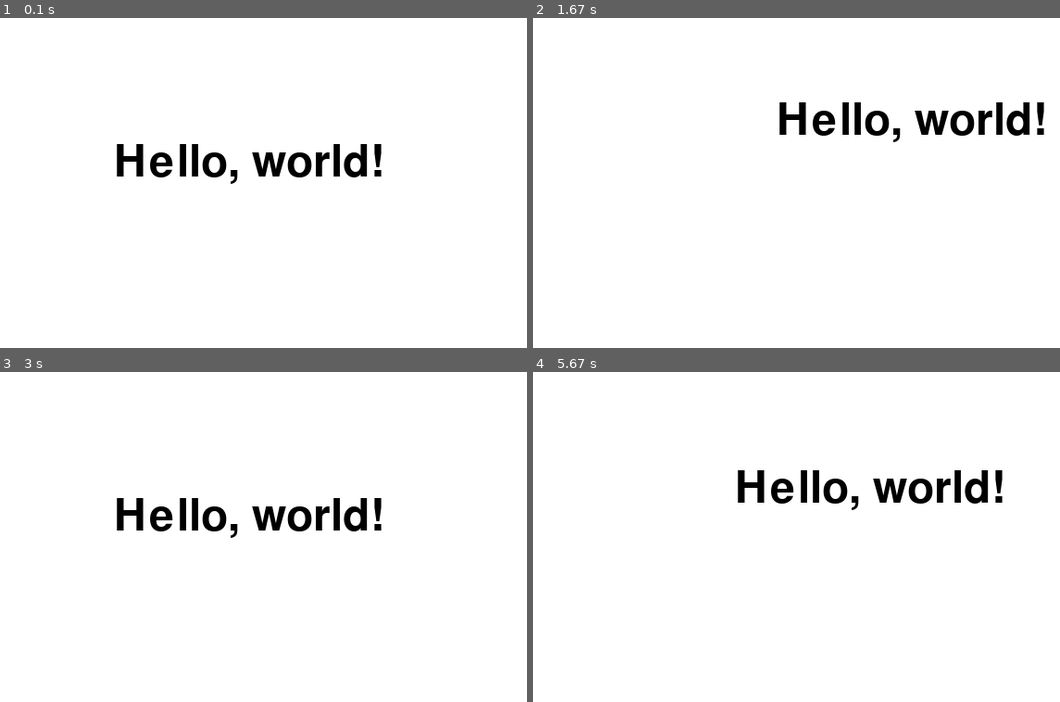
Above: before the commit, frames 1-4 (two rows, left to right).
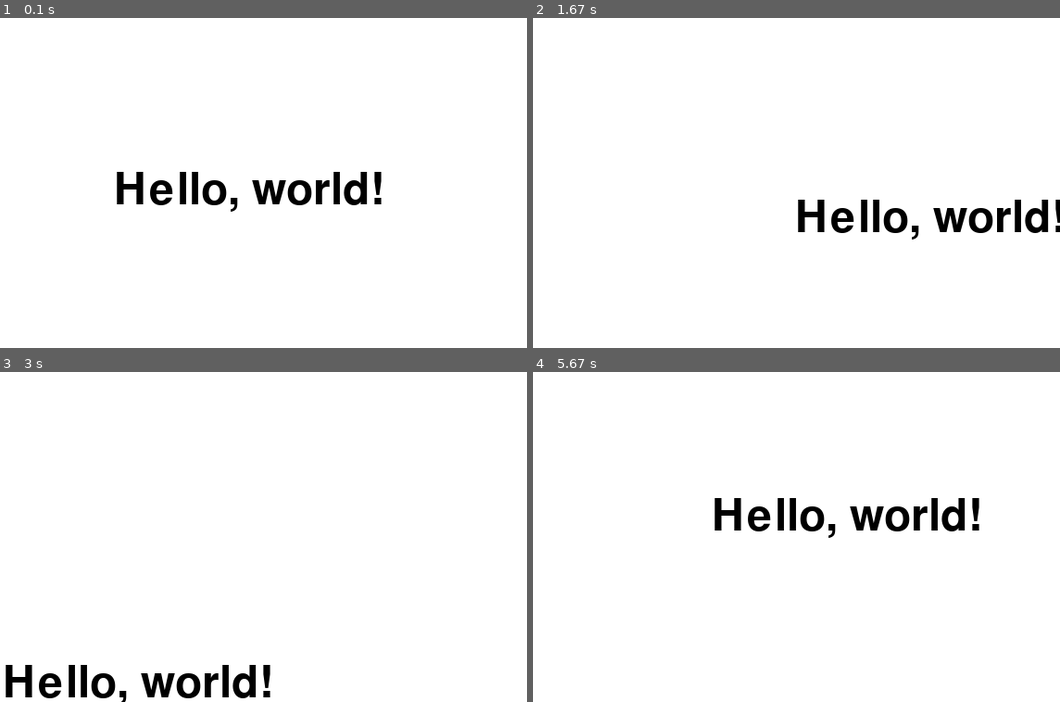
Above: after the commit, the same moments.

Repository: pandavas89/python_nose_dive
Game: pygame game, started from hello_world_pygame.py
Two runs of this game, one before a commit and one after it. Both use one fixed random seed, a clock stepped at 60 frames per second and the inputs below.
Inputs:
- Up to frame 1 (0.1 s): no input
- Up to frame 2 (1.67 s): hold D 0.33-0.8 s; hold W 0.83-1.13 s; hold D 1.17-1.63 s
- Up to frame 3 (3 s): hold A 1.67-2.2 s; hold S 2.23-2.53 s; hold A 2.57-2.97 s
- Up to frame 4 (5.67 s): hold W 3-3.37 s; hold D 3.4-4.03 s; hold S 4.07-4.43 s; hold A 4.47-4.93 s; hold D 4.97-5.43 s; hold W from 5.47 s (still down)

The runs differ from the first frame. In frame 1, 4.1% of the frame differs, in the area x 22-73%, y 38-59%; in frame 2, 4.4%; in frame 3, 4.4%, in the area x 1-73%, y 38-100%; in frame 4, 4.3%.

Commit message:
my_mario_update

Diff:
--- a/hello_world_pygame.py
+++ b/hello_world_pygame.py
@@ -7,9 +7,10 @@
 white = (255, 255, 255)
 black = (  0,   0,   0)
 fps = 30
-stride = 5
+stride = 10
 x = 0
 y = 0
+vel = 0
 
 pygame.init()
 
@@ -24,20 +25,28 @@
 hellorect.center = (width / 2, height / 2)
 
 while True:
-
     for event in pygame.event.get():
         if event.type == QUIT:
             pygame.quit()
             sys.exit()
     keys = pygame.key.get_pressed()
     if keys[pygame.K_d]:
-        x += stride
+        if hellorect.right < width :
+            x += stride
     elif keys[pygame.K_a]:
-        x -= stride
-    elif keys[pygame.K_w]:
-        y -= stride
+        if hellorect.left > 0:
+            x -= stride
+    if keys[pygame.K_w]:
+        if hellorect.top > 0:
+            #점프
+            y -= 4 * stride
     elif keys[pygame.K_s]:
+        if hellorect.bottom < height :
+            y += stride
+    #떨어지기
+    if hellorect.bottom < height:
         y += stride
+
     displaysurf.fill(white)
     hellorect.center = (width/2 + x, height /2 + y)
     displaysurf.blit(helloworld, hellorect)
--- /dev/null
+++ b/my_mario.py
@@ -0,0 +1,124 @@
+import pygame
+#윈도우 크기를 결정합니다
+size = width, height = 800,600
+win = pygame.display.set_mode(size)
+
+#png 리소스를 불러옵니다 : script를 이용하는 경우 working directory 문제로 작동하지 않을 수 있음
+bg = pygame.transform.rotozoom(pygame.image.load('freetileset/png/BG/BG.png'),0,0.85)
+char1 = pygame.transform.rotozoom(pygame.image.load('freeknight/png/Walk (1).png'),0,0.35)
+char2 = pygame.transform.rotozoom(pygame.transform.flip(pygame.image.load('freeknight/png/Walk (1).png'),True, False),0,0.35)
+
+#배경을 표시합니다
+win.blit(bg,(0,0))
+pygame.display.update()
+pygame.init()
+clock = pygame.time.Clock()
+
+def loadSprite(action, direction):
+    spriteList = []
+    for i in range(1, 11):
+        if (direction == "R"):
+            spriteList.append(pygame.transfrom.rotozoom(pygame.image.load('freeknight/png/%s (%d).png' %(action, i), -5, 0.35))
+        else (direction =="L"):
+            spriteList.append(pygame.transform.rotozoom(pygame.transform.flip(pygame.image.load('freeknight/png/%s (%d).png' %(action ,i)),True, False),1,0.35))
+
+    return spriteList
+
+# 오른쪽을 공격하는 스프라이트
+attackRight = loadSprite("Attack", "R")
+
+# 오른쪽으로 걷는 스프라이트
+walkRight = loadSprite("Walk", "R")
+
+#왼쪽으로 걷는 스프라이트
+walkLeft = loadSprite("Walk", "L")
+
+vel = 10
+jump = 20
+yvel = 0
+x = 50
+y = 350
+left = False
+right = False
+attack = False
+atkcount = 0
+walkcount = 0
+stopd = True
+
+# 화면을 갱신(redraw)합니다
+def redrawG():
+    global walkcount
+    win.blit(bg, (0, 0))
+
+    # walkCount를 초기화합니다
+    if walkcount >= 32:
+        walkcount = 0
+
+    # 오른쪽으로 걸을 때
+    if right:
+        win.blit(walkRight[walkcount//4],(x,y))
+        print(walkcount//4)
+        walkcount += 1
+
+    # 왼쪽으로 걸을 때
+    elif left:
+        win.blit(walkLeft[walkcount//4],(x,y))
+        walkcount += 1
+    # 오른쪽을 보고 멈춰 있을 때
+    elif stopd :
+        win.blit(char1, (x, y))
+        print("Right Direction")
+    # 왼쪽을 보고 멈춰 있을 때
+    else:
+        win.blit(char2, (x,y))
+        print("Left Direction")
+        pass
+    pygame.display.update()
+
+run = True
+
+while run:
+    clock.tick(60)
+    for event in pygame.event.get():
+        if event.type == pygame.QUIT:
+            run = False
+        if event.type == pygame.KEYUP:
+            if right:
+                right = False
+                stopd = True
+            if left:
+                left = False
+                stopd = False
+            pass
+
+    keys = pygame.key.get_pressed()
+
+    if keys[pygame.K_RIGHT]:
+        if x > width - 100:
+            x = width - 100
+        x += vel
+        right = True
+        left = False
+    if keys[pygame.K_LEFT]:
+        if x < -150:
+            x = -150
+        x -= vel
+        right = False
+        left = True
+    if keys[pygame.K_UP]:
+        if y < 500 and yvel == 0:
+            yvel -= jump
+    if keys[pygame.K_SPACE]:
+        attack = True
+
+    if yvel != 0:
+        y += yvel
+        yvel += 10
+        if y > 500:
+            y = 500
+            yvel = 0
+    print(y, yvel)
+
+    redrawG()
+
+pygame.quit()
